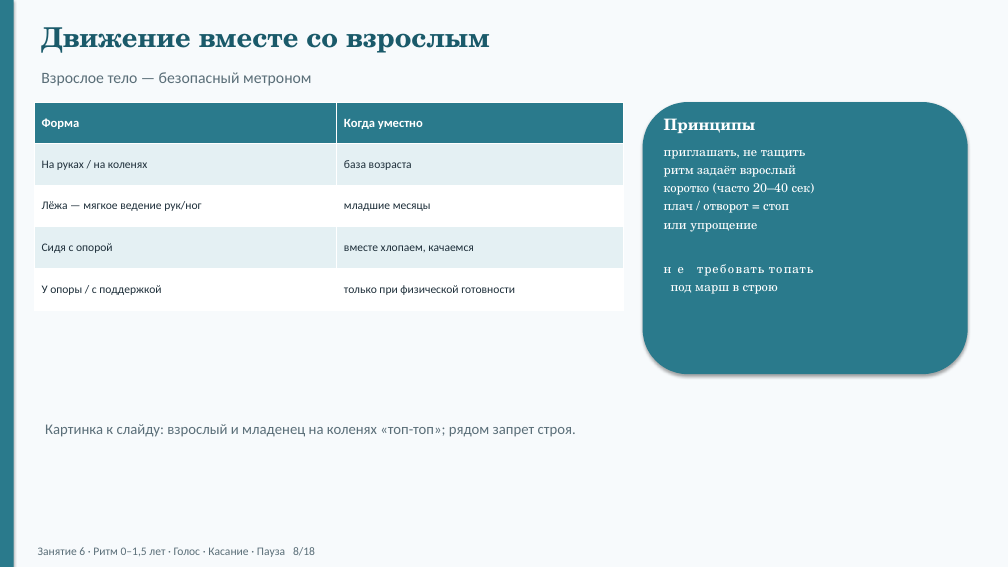
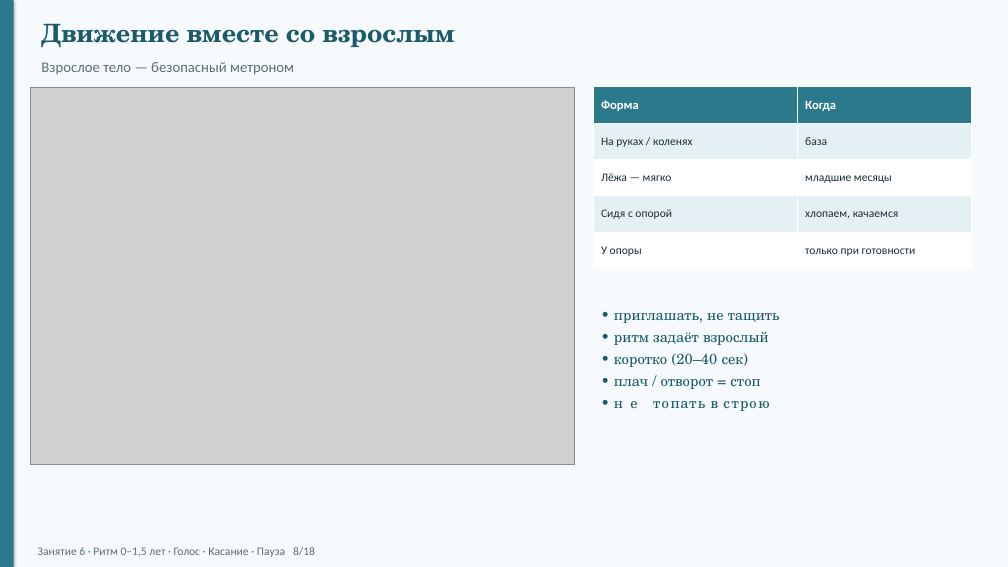
Before and after one commit to Maer-Yakov/vpn-client, a slide deck: slide 8 of docs/konspekty/zanyatie-06-prezentaciya.pptx. Drawn at 1008x567 pixels with LibreOffice and Linux fonts; fonts in the diff are those of the drawing; grey boxes stand for pictures. Boxes give left, top, right and bottom in pixels: in the first picture for what was removed or moved away, otherwise in the second. Text is boxed around its words. In the diff, an @@ line names an element or a change of style, - is before the commit and + after.

```diff
--- a/docs/konspekty/zanyatie-06-prezentaciya.pptx
+++ b/docs/konspekty/zanyatie-06-prezentaciya.pptx
@@ text "Движение вместе со взрослым" at [41,23,454,48]: size 26 to 24 pt @@
@@ text "Взрослое тело — безопасный метроном": place and size @@
-text "Взрослое тело — безопасный метроном" at [41,72,311,86]
+text "Взрослое тело — безопасный метроном" at [41,62,294,75]
@@ text "Взрослое тело — безопасный метроном" at [41,62,294,75]: size 15 to 14 pt @@
@@ picture added at [30,87,575,465] @@
@@ table at [594,87,972,268] @@
-row 1, column 2: Когда уместно
+row 1, column 2: Когда
-row 2, column 1: На руках / на коленях
+row 2, column 1: На руках / коленях
-row 2, column 2: база возраста
+row 2, column 2: база
-row 3, column 1: Лёжа — мягкое ведение рук/ног
+row 3, column 1: Лёжа — мягко
-row 4, column 2: вместе хлопаем, качаемся
+row 4, column 2: хлопаем, качаемся
-row 5, column 1: У опоры / с поддержкой
+row 5, column 1: У опоры
-row 5, column 2: только при физической готовности
+row 5, column 2: только при готовности
@@ table: place and size @@
-table at [34,102,624,310]
+table at [594,87,972,268]
@@ rounded rectangle removed at [643,102,968,374] @@
@@ text removed at [664,118,756,133] @@
-Принципы
@@ text at [614,313,780,408]: text changed; size 12 to 14 pt; text colour #FFFFFF to #1A5A6A @@
-приглашать, не тащить
-ритм задаёт взрослый
-коротко (часто 20–40 сек)
-плач / отворот = стоп
-или упрощение
-✗ не требовать топать
-под марш в строю
+• приглашать, не тащить
+• ритм задаёт взрослый
+• коротко (20–40 сек)
+• плач / отворот = стоп
+• ✕ не топать в строю
@@ text removed at [45,424,576,437] @@
-Картинка к слайду: взрослый и младенец на коленях «топ-топ»; рядом запрет строя.
```
Also in this commit, not shown: 17 other slides changed, 21 other files.
